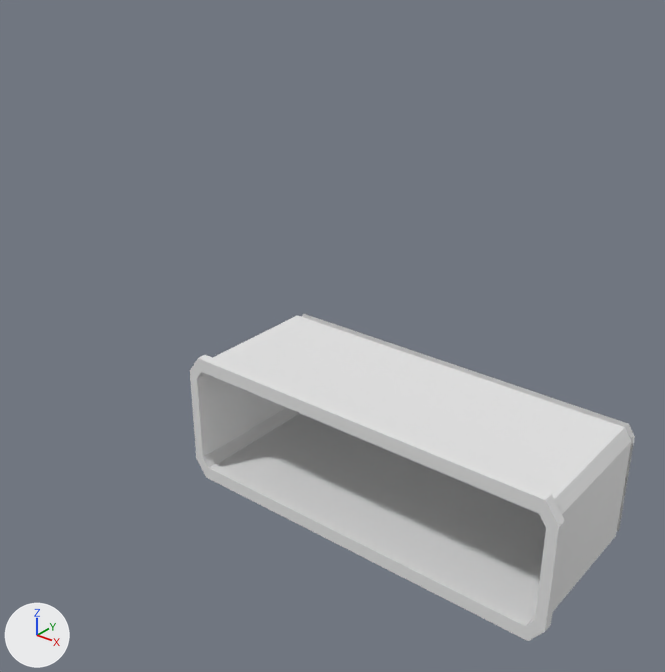
A saved change to the FBX model Assets/Models/Cabin/cabin_bed.FBX.
Both versions are drawn from a camera (50 mm lens) standing at (2.28, -3.07, 2.87) and looking at (-0.03, -0.19, 1.08). Lighting does not change. The marker at lower left points along +X, +Y and +Z.

Names of what the first picture shows: 'bed'.
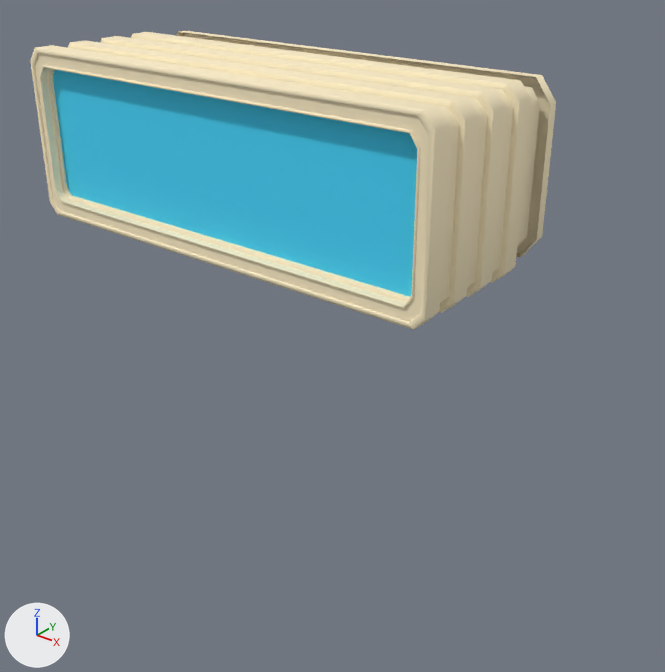
Commit message: cabin_bed added

The edits, one by one:
Material 'glass' (mat_glass) is new.
Its base color is (0.0588, 0.694, 0.988) (cyan #45d9fe).
Its roughness is 0.859.
Material 'Base' (mat_base) is new.
Its base color is (1.0, 0.871, 0.588) (beige #fff0ca).
Its roughness is 0.859.
me_mesh is used by ob_bed; location (0.0, 0.0, 0.0); rotation (1.571, 0.0, 0.0), in degrees (90, 0, 0); scale (0.01, 0.01, 0.01).
me_mesh had 88 vertices, 140 faces and spanned x -81.0..119.0, y 10.0..80.0, z -45.0..35.0.
me_mesh now has 416 vertices, 780 faces and spans x -102.0..102.0, y -2.0..72.0, z -44.0..40.0.
me_mesh part 1: the loose piece of 8 vertices spanning x -77.0..115.0, y 16.0..74.0, z -44.0 is moved by (-19.0, -10.0, 5.0), in mat_glass (cyan #45d9fe).
me_mesh part 2: the loose piece of 72 vertices spanning x -81.0..119.0, y 10.0..80.0, z -45.0..35.0 is rebuilt with 160 vertices and now spans x -102.0..102.0, y 0.0..70.0, z -40.0..40.0, in mat_base (beige #fff0ca).
me_mesh part 3: a new loose piece of 240 vertices spanning x -102.0..102.0, y -2.0..72.0, z -44.0..18.0, in mat_base (beige #fff0ca).
me_mesh part 4: the surface is now shaded smooth.
me_mesh now uses material mat_base (beige #fff0ca).
me_mesh now uses material mat_glass (cyan #45d9fe).
Object 'bed' (ob_bed) moves from (0.0, 0.0, 0.0) to (-0.237, -0.279, 1.551).
Object 'bed' (ob_bed) turns from (90, 0, 0) to (90, 0, 180) degrees about x, y and z.

What differs and where, as boxes [x1, y1, x2, y2] in the pictures (665 x 672 px; the box of a moved part takes in the faces that stretch with it):
'bed', reshaped, moved, turned: before [190, 314, 635, 641]; after [30, 31, 556, 330]
part 1 of me_mesh, moved or reshaped (not visible before): after [53, 70, 417, 296]
part 2 of me_mesh, rebuilt (14% wider, 17% shorter): before [190, 314, 635, 641]; after [48, 31, 556, 302]
part 3 of me_mesh, added (beige): after [30, 32, 531, 330]
